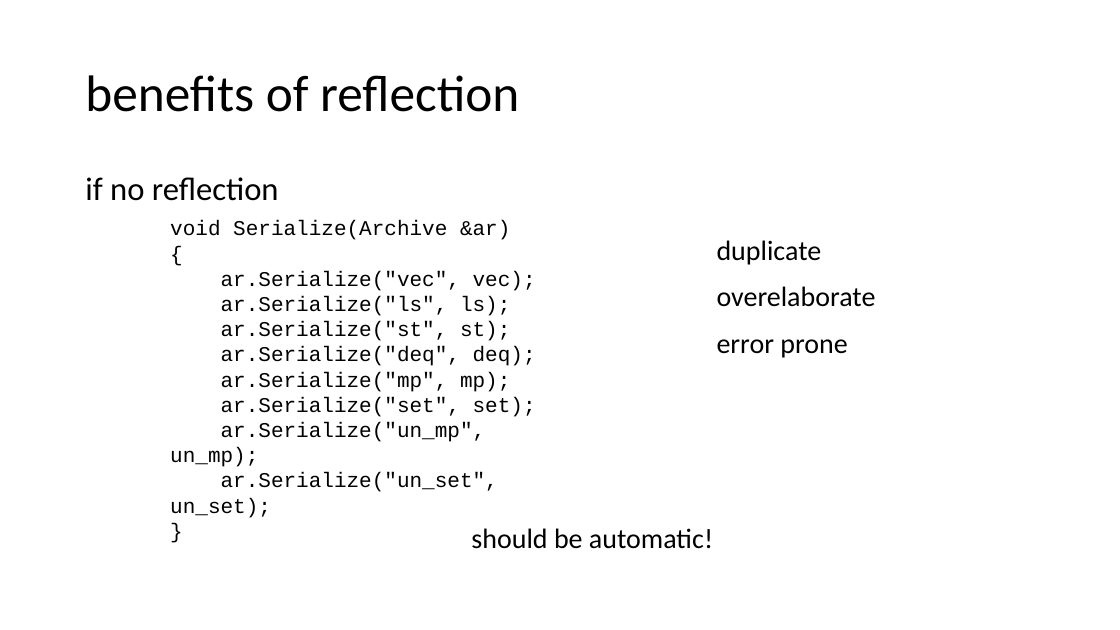
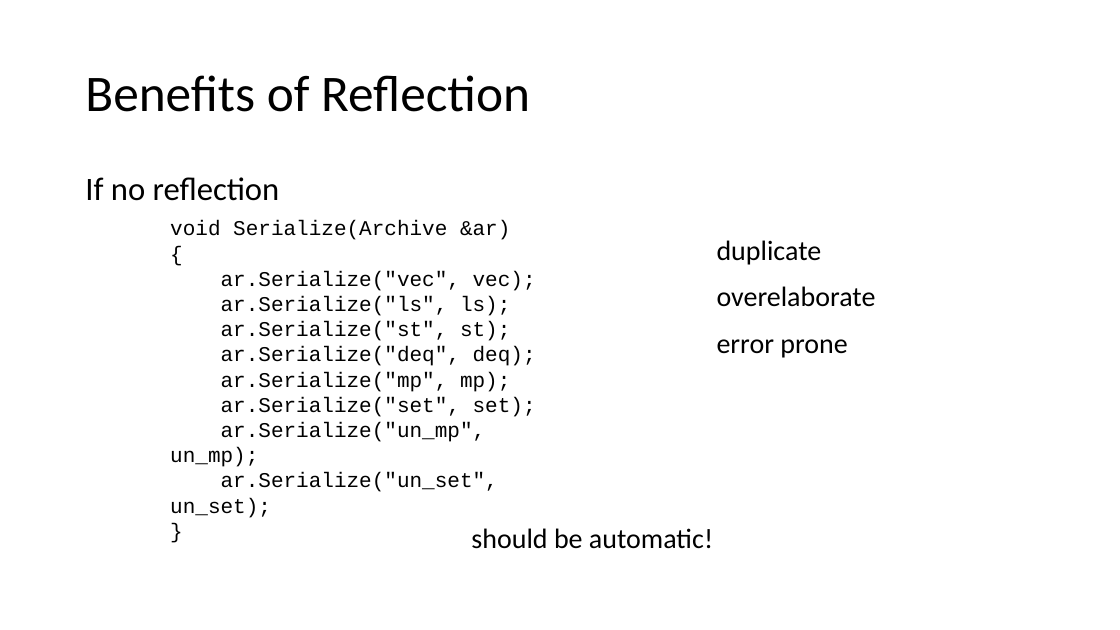
Before and after one commit to qicosmos/cppcon2017, a slide deck: slide 8 of cppcon2017.pptx. Drawn at 1120x630 pixels with LibreOffice and Linux fonts; fonts in the diff are those of the drawing. Boxes give left, top, right and bottom in pixels: in the first picture for what was removed or moved away, otherwise in the second. Text is boxed around its words. In the diff, an @@ line names an element or a change of style, - is before the commit and + after.

```diff
--- a/cppcon2017.pptx
+++ b/cppcon2017.pptx
@@ title at (x1=85, y1=75, x2=530, y2=112): text changed @@
-benefits of reflection
+Benefits of Reflection
@@ text at (x1=85, y1=177, x2=280, y2=201): text changed @@
-if no reflection
+If no reflection
```
Also in this commit, not shown: 36 other slides changed.
